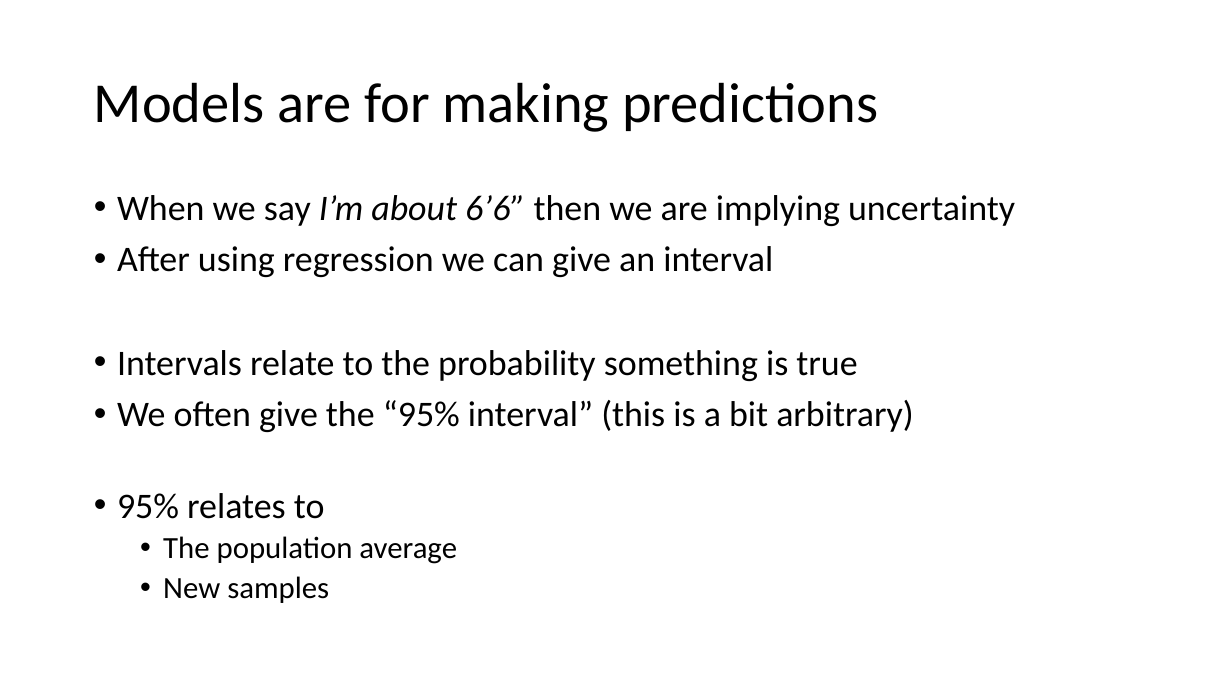
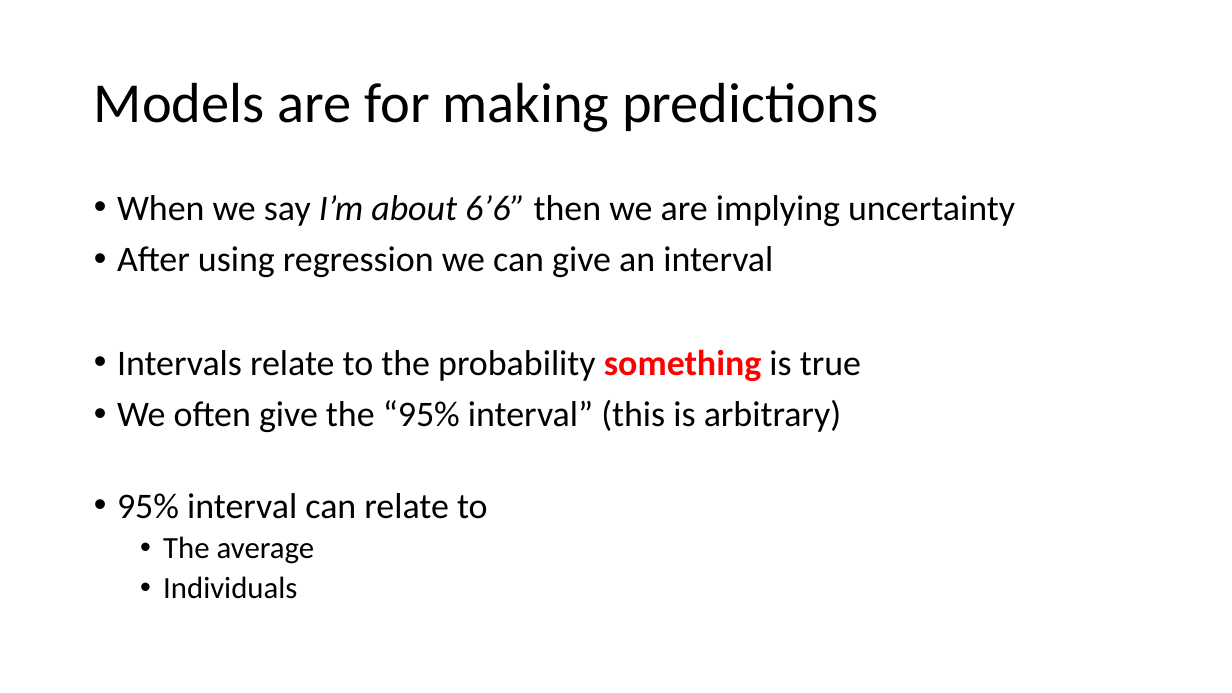
Before and after one commit to benwhalley/datafluency, a slide deck: slide 3 of slides/uncertainty.pptx. Drawn at 1232x693 pixels with LibreOffice and Linux fonts; fonts in the diff are those of the drawing. Boxes give left, top, right and bottom in pixels: in the first picture for what was removed or moved away, otherwise in the second. Text is boxed around its words. In the diff, an @@ line names an element or a change of style, - is before the commit and + after.

Commit message:
updated ppt

```diff
--- a/slides/uncertainty.pptx
+++ b/slides/uncertainty.pptx
@@ text at [117,349,861,381]: text colour #000000 to #FF0000, bold on in "something" @@
@@ text at [117,400,842,599]: text changed @@
-• We often give the “95% interval” (this is a bit arbitrary)
-• 95% relates to
-  • The population average
-  • New samples
+• We often give the “95% interval” (this is arbitrary)
+• 95% interval can relate to
+  • The average
+  • Individuals
```
Also in this commit, not shown: 5 other slides changed, 7 slides added.
